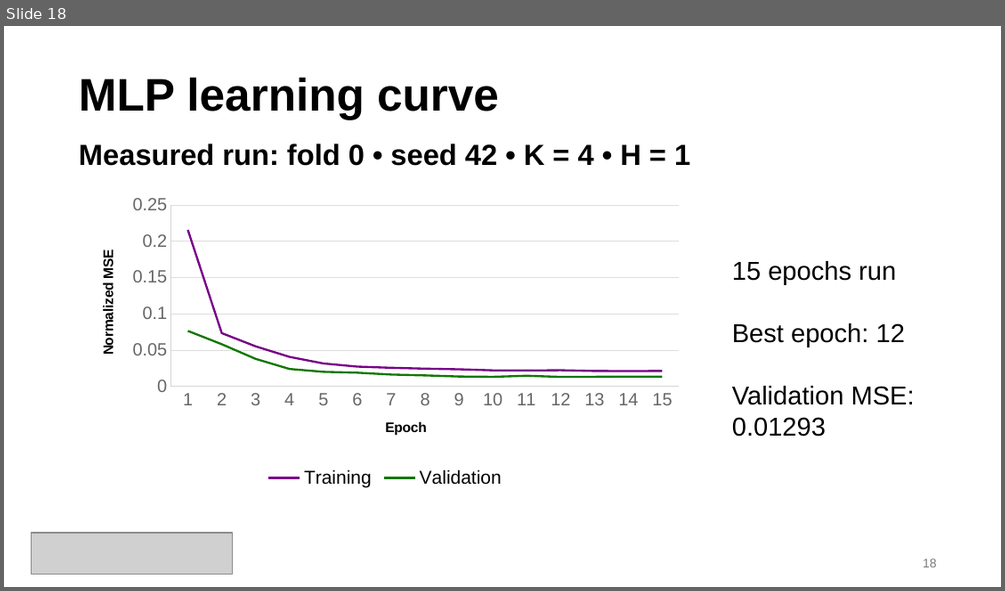
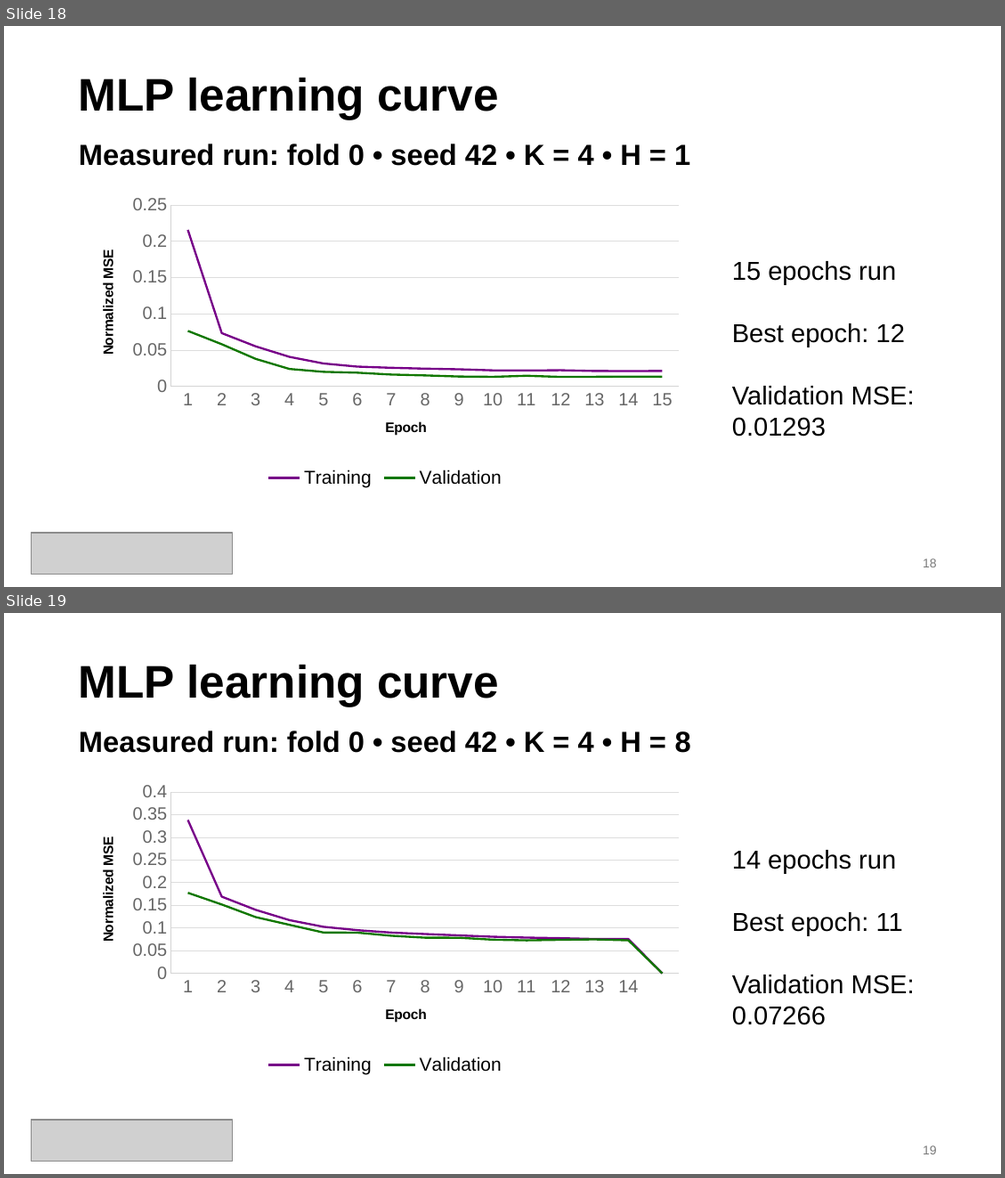
Before and after one commit to navrajkambo/MLP_LSTM_XFMR-Policies-for-Robot-Imitation-Learning-on-PushT, a slide deck: doc/ECE568_MLP_LSTM_XFMR-Policies-for-Robot-Imitation-Learning-on-PushT_ProjectUpdate.pptx. Shown one above the other, each under a label of ours: slide 18 before the commit, slides 18 and 19 after it. The pictures are 1005x591 and 1005x1178 pixels, drawn with LibreOffice and Linux fonts; fonts in the diff are those of the drawing; grey boxes stand for pictures. Boxes give left, top, right and bottom in pixels: in the first picture for what was removed or moved away, otherwise in the second. Text is boxed around its words. In the diff, an @@ line names an element or a change of style, - is before the commit and + after.

```diff
--- a/doc/ECE568_MLP_LSTM_XFMR-Policies-for-Robot-Imitation-Learning-on-PushT_ProjectUpdate.pptx
+++ b/doc/ECE568_MLP_LSTM_XFMR-Policies-for-Robot-Imitation-Learning-on-PushT_ProjectUpdate.pptx
@@ slide 19 added at (x1=4, y1=613, x2=1001, y2=1174), background #FFFFFF @@
@@ text added at (x1=79, y1=664, x2=499, y2=706), 33 pt, text #000000, bold @@
+MLP learning curve
@@ text added at (x1=79, y1=730, x2=691, y2=753), 21 pt, text #000000, bold @@
+Measured run: fold 0 • seed 42 • K = 4 • H = 8
@@ line chart added at (x1=79, y1=777, x2=692, y2=1079) @@
+categories: 1, 2, 3, 4, 5, 6, 7, 8, 9, 10, 11, 12, 13, 14, 
+Training: 0.34, 0.17, 0.14, 0.12, 0.1, 0.1, 0.09, 0.09, 0.08, 0.08, 0.08, 0.08, 0.08, 0.08, -
+Validation: 0.18, 0.15, 0.12, 0.11, 0.09, 0.09, 0.08, 0.08, 0.08, 0.07, 0.07, 0.07, 0.07, 0.07, -
@@ text added at (x1=732, y1=850, x2=914, y2=1025), 18.8 pt, text #000000 @@
+14 epochs run
+Best epoch: 11
+Validation MSE:
+0.07266
@@ picture added at (x1=31, y1=1119, x2=232, y2=1161) @@
@@ text added at (x1=922, y1=1145, x2=937, y2=1154), 9 pt, text #7A7A7A @@
+19
```
Also in this commit, not shown: 2 slides changed, 1 other file.
